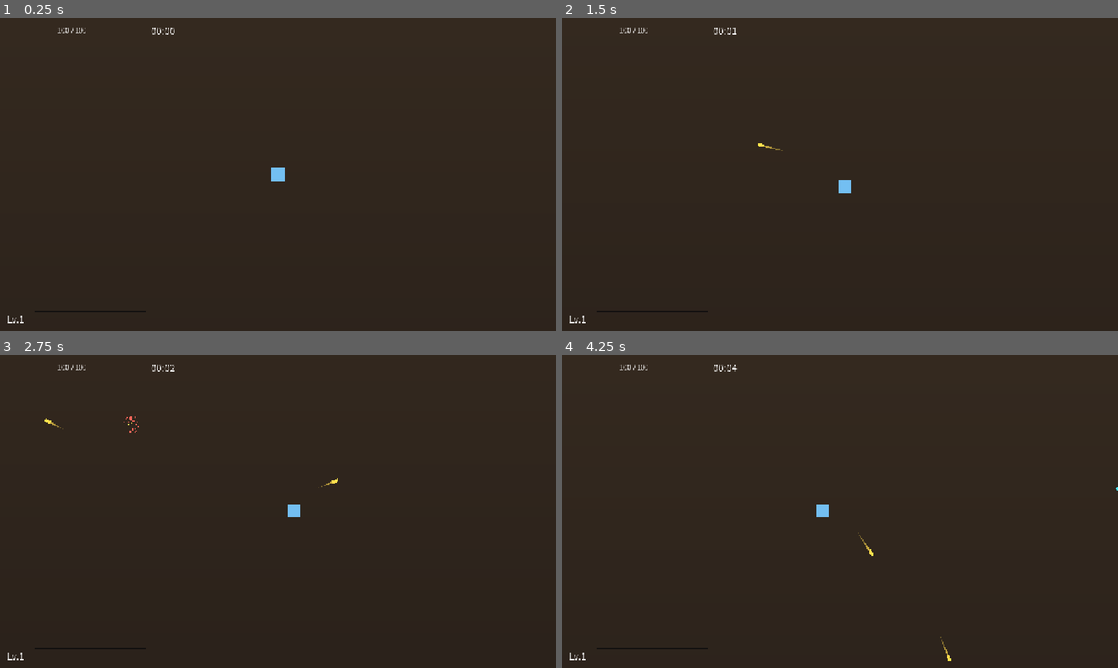
Above: before the commit, frames 1-4 (two rows, left to right).
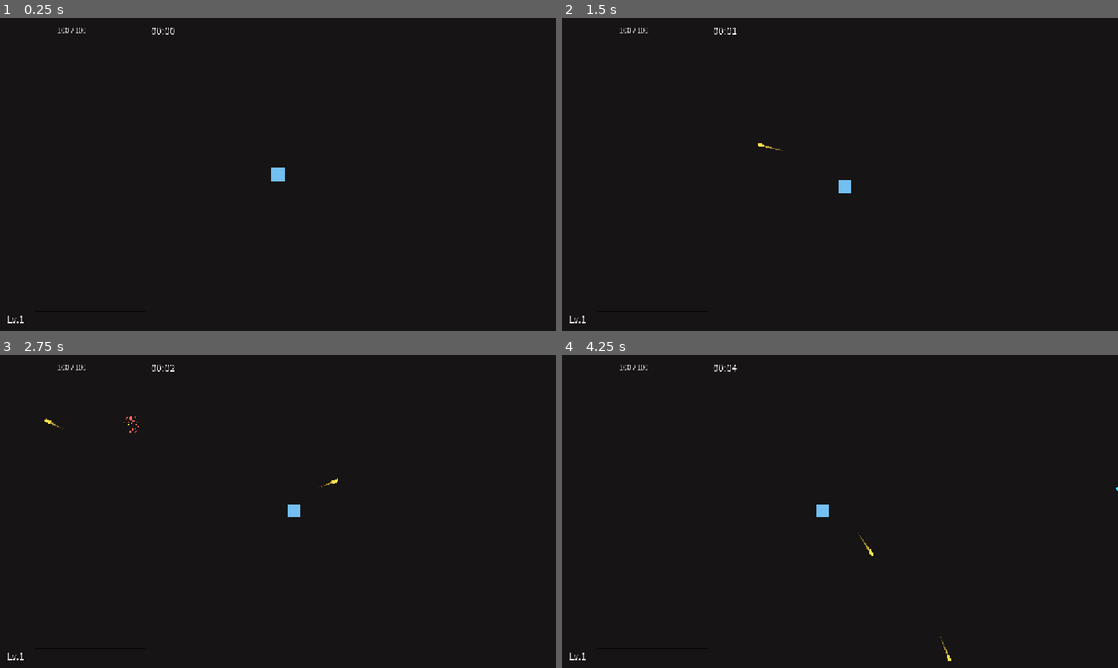
Above: after the commit, the same moments.

Repository: godlikeking/Wasteland-Overdrive
Game: Godot game, scene res://scenes/main.tscn
The game is run twice, just before and just after one commit, with the same random seed, the same clock (stepped at 60 frames per second) and the same inputs.
Inputs:
- Up to frame 1 (0.25 s): no input
- Up to frame 2 (1.5 s): tap Enter at 0.5 s; hold D (move_right) 0.53-1.28 s; hold S (move_down) from 1.28 s (still down)
- Up to frame 3 (2.75 s): release S (move_down) at 2.03 s; hold D (move_right) from 2.03 s (still down)
- Up to frame 4 (4.25 s): release D (move_right) at 2.78 s; hold W (move_up) 2.78-3.53 s; hold A (move_left) from 3.53 s (still down)

The runs differ from the first frame. In frame 1, 76% of the frame differs, in the area x 0-100%, y 0-77%; in frame 2, 72%; in frame 3, 49%; in frame 4, 76%.
Error after the commit: Parse Error: Too few arguments for "get_tile_data()" call. Expected at least 2 but received 1. (res://scripts/world/tilemap_builder.gd:76)

Commit message:
feat(world): procedural wasteland TileMap + toxic swamp
Replaces the gradient background with a runtime-generated TileMap of
5 archetypes: sand, rubble, scrap, pit, and a non-blocking toxic
swamp. Obstacles (rubble/scrap/pit) get TileData physics + nav polygons
on layer 1 (= World); player and enemy collision_masks already include
that layer so movement is blocked automatically. The swamp is
non-physical; instead player/enemy nodes carry a ToxicSwamp child that
queries the builder for a 'swamp cell' lookup and applies a 0.5x slow
+ 1 hp/tick damage. Borders are wrapped in pit so nothing escapes the
arena.

New files:
- scripts/world/wasteland_config.gd: Resource (size, seed, density knobs)
- scripts/world/tilemap_builder.gd: builds TileSet + paints map
- scripts/world/world.gd: scene-level wrapper that owns TileMap
- scripts/world/toxic_swamp.gd: per-actor slow+poison
- data/world/default_wasteland.tres: 64x64 default seed 1337

Modified:
- scenes/game.tscn: drop Background Sprite2D, add World node
- scenes/player.tscn / scenes/enemy.tscn: add ToxicSwamp child
- scripts/player.gd: set_swamp_slow() hook + apply to velocity
- scripts/enemy.gd: set_swamp_slow() hook + _effective_speed() helper
- scripts/globals/system_check.gd: new script/scene/resource entries

Notes:
- The 5 atlas tiles are 64x64 each, generated pixel-by-pixel at startup
  (~5 textures * 4096 pixels = ~20k writes, well under 30ms on a
  modest CPU).
- Swamp density = 0.05, obstacle density = 0.10 (rubble 5%, scrap
  2.5%, pit 2.5%). Threshold is -1 + 2*density on a simplex noise
  field, with a cellular cluster mask gating obstacles into blobs.

Diff:
--- /dev/null
+++ b/data/world/default_wasteland.tres
@@ -0,0 +1,20 @@
+[gd_resource type="Resource" script_class="WastelandConfig" load_steps=2 format=3]
+
+[ext_resource type="Script" path="res://scripts/world/wasteland_config.gd" id="1_wcfg"]
+
+[resource]
+script = ExtResource("1_wcfg")
+map_size_tiles = 64
+tile_size = 64
+seed_value = 1337
+rubble_density = 0.05
+scrap_density = 0.025
+pit_density = 0.025
+swamp_density = 0.05
+spawn_clear_radius = 5
+spawn_no_swamp_radius = 8
+swamp_slow_factor = 0.5
+swamp_damage_per_tick = 1.0
+swamp_tick_interval = 0.5
+swamp_cluster_scale = 0.18
+obstacle_cluster_scale = 0.22
--- a/scenes/enemy.tscn
+++ b/scenes/enemy.tscn
@@ -1,6 +1,7 @@
-[gd_scene load_steps=3 format=3]
+[gd_scene load_steps=4 format=3]
 
 [ext_resource type="Script" path="res://scripts/enemy.gd" id="1_enemy"]
+[ext_resource type="Script" path="res://scripts/world/toxic_swamp.gd" id="2_swamp"]
 
 [sub_resource type="CircleShape2D" id="CircleShape2D_enemy"]
 radius = 12.0
@@ -14,3 +15,7 @@
 
 [node name="CollisionShape2D" type="CollisionShape2D" parent="."]
 shape = SubResource("CircleShape2D_enemy")
+
+[node name="ToxicSwamp" type="Node" parent="."]
+script = ExtResource("2_swamp")
+body_path = NodePath("..")
--- a/scenes/game.tscn
+++ b/scenes/game.tscn
@@ -13,6 +13,8 @@
 [ext_resource type="PackedScene" path="res://scenes/fx/bullet_hit_particles.tscn" id="11_bhit"]
 [ext_resource type="PackedScene" path="res://scenes/xp_gem.tscn" id="12_xp"]
 [ext_resource type="PackedScene" path="res://scenes/enemy_projectile.tscn" id="13_eproj"]
+[ext_resource type="Script" path="res://scripts/world/world.gd" id="14_world"]
+[ext_resource type="Resource" path="res://data/world/default_wasteland.tres" id="15_wcfg"]
 
 [sub_resource type="Gradient" id="Gradient_ground"]
 offsets = PackedFloat32Array(0, 1)
@@ -28,9 +30,9 @@
 [node name="Game" type="Node2D"]
 script = ExtResource("1_game")
 
-[node name="Background" type="Sprite2D" parent="."]
-texture = SubResource("GradientTexture2D_ground")
-centered = true
+[node name="World" type="Node2D" parent="."]
+script = ExtResource("14_world")
+wasteland_config = ExtResource("15_wcfg")
 
 [node name="FX" type="Node2D" parent="."]
 script = ExtResource("8_fx")
--- a/scenes/player.tscn
+++ b/scenes/player.tscn
@@ -1,7 +1,8 @@
-[gd_scene load_steps=4 format=3]
+[gd_scene load_steps=5 format=3]
 
 [ext_resource type="Script" path="res://scripts/player.gd" id="1_player"]
 [ext_resource type="Script" path="res://scripts/shake_camera.gd" id="2_shake"]
+[ext_resource type="Script" path="res://scripts/world/toxic_swamp.gd" id="3_swamp"]
 
 [sub_resource type="CircleShape2D" id="CircleShape2D_player"]
 radius = 14.0
@@ -45,3 +46,7 @@
 zoom = Vector2(1.2, 1.2)
 enabled = true
 script = ExtResource("2_shake")
+
+[node name="ToxicSwamp" type="Node" parent="."]
+script = ExtResource("3_swamp")
+body_path = NodePath("..")
--- a/scripts/enemy.gd
+++ b/scripts/enemy.gd
@@ -12,6 +12,7 @@
 var _player: Node2D
 var _flash_tw: Tween
 var _last_hit_dir: Vector2 = Vector2.ZERO
+var swamp_slow: float = 1.0   # toxic swamp slow multiplier
 
 # Behavior runtime state
 var _dash_timer: float = 0.0
@@ -79,7 +80,7 @@
 
 func _behavior_chaser(_delta: float) -> void:
 	var dir: Vector2 = (_player.global_position - global_position).normalized()
-	velocity = dir * config.speed
+	velocity = dir * _effective_speed()
 	move_and_slide()
 	_apply_contact_damage()
 
@@ -90,7 +91,7 @@
 		if _dash_time_left <= 0.0:
 			_dashing = false
 		var dir: Vector2 = (_player.global_position - global_position).normalized()
-		velocity = dir * config.speed * config.dash_speed_multiplier
+		velocity = dir * _effective_speed() * config.dash_speed_multiplier
 		move_and_slide()
 	elif _dash_timer <= 0.0:
 		_dashing = true
@@ -99,7 +100,7 @@
 		GameState.request_camera_shake.emit(1.5, 0.10)
 	else:
 		var dir: Vector2 = (_player.global_position - global_position).normalized()
-		velocity = dir * config.speed * 0.35
+		velocity = dir * _effective_speed() * 0.35
 		move_and_slide()
 	_apply_contact_damage()
 
@@ -108,7 +109,7 @@
 	var to_player: Vector2 = _player.global_position - global_position
 	var dist: float = to_player.length()
 	var dir: Vector2 = to_player / max(0.001, dist)
-	var target_speed: float = config.speed
+	var target_speed: float = _effective_speed()
 	if dist > config.shoot_range + 30.0:
 		velocity = dir * target_speed
 	elif dist < config.shoot_range - 30.0:
@@ -157,6 +158,13 @@
 	if hp <= 0.0:
 		_die()
 
+# --- ToxicSwamp hook ---
+func set_swamp_slow(factor: float) -> void:
+	swamp_slow = maxf(0.05, factor)
+
+func _effective_speed() -> float:
+	return config.speed * swamp_slow
+
 func _flash() -> void:
 	if _flash_tw and _flash_tw.is_valid():
 		_flash_tw.kill()
--- a/scripts/globals/system_check.gd
+++ b/scripts/globals/system_check.gd
@@ -41,6 +41,10 @@
 	"res://scripts/weapons/orbiting_blades.gd",
 	"res://scripts/weapons/chain_lightning.gd",
 	"res://scripts/weapons/blade.gd",
+	"res://scripts/world/wasteland_config.gd",
+	"res://scripts/world/tilemap_builder.gd",
+	"res://scripts/world/world.gd",
+	"res://scripts/world/toxic_swamp.gd",
 ]
 
 const REQUIRED_SCENES := [
@@ -72,6 +76,7 @@
 	"res://data/weapons/bullet_volley.tres",
 	"res://data/weapons/orbiting_blades.tres",
 	"res://data/weapons/chain_lightning.tres",
+	"res://data/world/default_wasteland.tres",
 ]
 
 const REQUIRED_INPUTS := ["move_up", "move_down", "move_left", "move_right", "pause"]
--- a/scripts/player.gd
+++ b/scripts/player.gd
@@ -18,6 +18,7 @@
 var hp: float
 var invulnerable: bool = false
 var alive: bool = true
+var swamp_slow: float = 1.0   # 1.0 = full speed, 0.5 = half
 
 func _ready() -> void:
 	add_to_group("player")
@@ -42,7 +43,7 @@
 		dir = dir.normalized()
 
 	var speed_mult: float = float(GameState.move_speed_mult)
-	velocity = dir * base_speed * speed_mult
+	velocity = dir * base_speed * speed_mult * swamp_slow
 	move_and_slide()
 
 	# Regen and dynamic max_hp adjustments each frame
@@ -84,3 +85,7 @@
 	velocity = Vector2.ZERO
 	died.emit()
 	GameState.player_died.emit()
+
+# --- ToxicSwamp hook ---
+func set_swamp_slow(factor: float) -> void:
+	swamp_slow = maxf(0.05, factor)
--- /dev/null
+++ b/scripts/world/tilemap_builder.gd
@@ -0,0 +1,327 @@
+extends Node
+## Procedural TileSet + map generator. Builds a 5-tile wasteland TileSet at
+## runtime (sandy ground + rubble + scrap metal + pit + toxic swamp) and
+## paints a 64x64 map. Exposes `swamp_cells` so player/enemy can look up
+## "am I in a swamp" without colliding with it (swamp is non-blocking).
+##
+## Performance: paints ~4096 cells once at _ready. The 5 sub-textures are
+## 64x64 each, generated via per-pixel loops; under 30ms on a modest CPU.
+
+class_name TilemapBuilder
+
+const TS := 64                       # tile pixel size
+
+# --- Tile IDs (match WastelandConfig.TileId) ---
+const T_SAND := 0
+const T_RUBBLE := 1
+const T_SCRAP := 2
+const T_PIT := 3
+const T_SWAMP := 4
+
+# Atlased tileset: 5 columns x 1 row, each 64x64.
+const ATLAS_COLS := 5
+const ATLAS_W := TS * ATLAS_COLS
+const ATLAS_H := TS
+
+var config: WastelandConfig
+var tilemap: TileMap
+var swamp_cells: Dictionary = {}     # Vector2i -> true
+
+# --- Public API ---
+
+func build(p_tilemap: TileMap, p_config: WastelandConfig) -> void:
+	tilemap = p_tilemap
+	config = p_config
+	if tilemap == null or config == null:
+		push_error("[TilemapBuilder] missing tilemap or config")
+		return
+	_build_tileset()
+	_paint_map()
+	_paint_borders()
+	print("[TilemapBuilder] %dx%d map painted. Swamp cells: %d" % [
+		config.map_size_tiles, config.map_size_tiles, swamp_cells.size()
+	])
+
+func is_swamp(world_pos: Vector2) -> bool:
+	var cell: Vector2i = tilemap.local_to_map(tilemap.to_local(world_pos))
+	return swamp_cells.has(cell)
+
+# --- TileSet generation ---
+
+func _build_tileset() -> void:
+	var ts: TileSet = TileSet.new()
+	ts.tile_size = Vector2(TS, TS)
+	# Physics layer 0 = blockers (rubble, scrap, pit). Swamp is NOT here.
+	ts.add_physics_layer()
+	ts.set_physics_layer_collision_layer(0, 1)        # on layer 1 = World
+	ts.set_physics_layer_collision_mask(0, 1)          # collides with layer 1
+	# Navigation layer 0 = same blocker set; baked into navmesh.
+	ts.add_navigation_layer()
+	var atlas: TileSetAtlasSource = TileSetAtlasSource.new()
+	var img: Image = _make_atlas_image()
+	var tex: ImageTexture = ImageTexture.create_from_image(img)
+	atlas.texture = tex
+	atlas.texture_region_size = Vector2(TS, TS)
+	# Tiles sit side-by-side in the atlas. Atlas is 320x64 (5 tiles * 64).
+	atlas.margins = Vector2.ZERO
+	atlas.separation = Vector2.ZERO
+	atlas.use_texture_padding = false
+	ts.add_source(atlas, 0)
+	# Create one tile per column.
+	for tid in ATLAS_COLS:
+		var at: Vector2i = Vector2i(tid, 0)
+		ts.create_tile(at)
+		# Per-tile physics + navigation only for blockers.
+		if tid == T_RUBBLE or tid == T_SCRAP or tid == T_PIT:
+			var td: TileData = atlas.get_tile_data(at)
+			if td:
+				td.set_collision_polygons_count(0, 1)
+				td.set_collision_polygon_points(0, 0, _square_polygon())
+				td.set_navigation_polygon(0, _square_navigation_polygon())
+	tilemap.tile_set = ts
+
+func _make_atlas_image() -> Image:
+	var img: Image = Image.create(ATLAS_W, ATLAS_H, false, Image.FORMAT_RGBA8)
+	img.fill(Color(0, 0, 0, 0))
+	# Column 0: sand
+	_paint_into(img, 0, _gen_sand)
+	# Column 1: rubble
+	_paint_into(img, 1, _gen_rubble)
+	# Column 2: scrap
+	_paint_into(img, 2, _gen_scrap)
+	# Column 3: pit
+	_paint_into(img, 3, _gen_pit)
+	# Column 4: swamp
+	_paint_into(img, 4, _gen_swamp)
+	return img
+
+func _paint_into(img: Image, col: int, fn: Callable) -> void:
+	var sub: Image = fn.call()
+	img.blit_rect(sub, Rect2i(0, 0, TS, TS), Vector2i(col * TS, 0))
+
+# --- Tile painters (each returns a fresh 64x64 Image) ---
+
+func _gen_sand() -> Image:
+	var img: Image = Image.create(TS, TS, false, Image.FORMAT_RGBA8)
+	var base := Color(0.55, 0.45, 0.30)
+	for y in TS:
+		for x in TS:
+			var n: float = _hash2(x, y, 11)
+			var t: float = 0.85 + 0.30 * n
+			var c: Color = base * t
+			c.a = 1.0
+			img.set_pixel(x, y, c)
+	return img
+
+func _gen_rubble() -> Image:
+	var img: Image = _gen_sand()
+	# 4-6 dark grey chunks.
+	var rng := RandomNumberGenerator.new()
+	rng.seed = 4242
+	for i in range(rng.randi_range(4, 6)):
+		var cx: int = rng.randi_range(8, TS - 8)
+		var cy: int = rng.randi_range(8, TS - 8)
+		var r: int = rng.randi_range(4, 9)
+		var c := Color(0.32, 0.32, 0.30)
+		_draw_blob(img, cx, cy, r, c, 0.85)
+		# Highlight
+		_draw_blob(img, cx - 1, cy - 1, max(2, r / 2), Color(0.55, 0.55, 0.50), 0.4)
+	return img
+
+func _gen_scrap() -> Image:
+	var img: Image = _gen_sand()
+	var rng := RandomNumberGenerator.new()
+	rng.seed = 9001
+	# 1-2 dark bluish metal slabs.
+	for i in range(rng.randi_range(1, 2)):
+		var x0: int = rng.randi_range(4, TS - 28)
+		var y0: int = rng.randi_range(8, TS - 16)
+		var w: int = rng.randi_range(18, 28)
+		var h: int = rng.randi_range(8, 14)
+		for y in range(y0, y0 + h):
+			for x in range(x0, x0 + w):
+				img.set_pixel(x, y, Color(0.22, 0.25, 0.30))
+		# Rusty accent on top
+		for x in range(x0, x0 + w):
+			img.set_pixel(x, y0, Color(0.45, 0.25, 0.15))
+	return img
+
+func _gen_pit() -> Image:
+	var img: Image = Image.create(TS, TS, false, Image.FORMAT_RGBA8)
+	img.fill(Color(0.12, 0.10, 0.08))
+	# Edge gradient: lighten at the rim
+	for y in TS:
+		for x in TS:
+			var dx: float = min(x, TS - 1 - x) / float(TS / 2)
+			var dy: float = min(y, TS - 1 - y) / float(TS / 2)
+			var d: float = min(dx, dy)
+			var t: float = clamp(1.0 - d, 0.0, 1.0)
+			var c: Color = Color(0.30, 0.22, 0.15).lerp(Color(0.12, 0.10, 0.08), 1.0 - t)
+			c.a = 1.0
+			img.set_pixel(x, y, c)
+	return img
+
+func _gen_swamp() -> Image:
+	var img: Image = Image.create(TS, TS, false, Image.FORMAT_RGBA8)
+	img.fill(Color(0.22, 0.36, 0.16))
+	# Bubbly highlights
+	var rng := RandomNumberGenerator.new()
+	rng.seed = 7777
+	for i in range(18):
+		var x: int = rng.randi_range(2, TS - 3)
+		var y: int = rng.randi_range(2, TS - 3)
+		var r: int = rng.randi_range(1, 2)
+		_draw_blob(img, x, y, r, Color(0.55, 0.75, 0.30), 0.65)
+	# Dark pools
+	for i in range(8):
+		var x: int = rng.randi_range(4, TS - 5)
+		var y: int = rng.randi_range(4, TS - 5)
+		_draw_blob(img, x, y, rng.randi_range(2, 4), Color(0.10, 0.20, 0.10), 0.55)
+	return img
+
+func _draw_blob(img: Image, cx: int, cy: int, r: int, c: Color, alpha: float) -> void:
+	for y in range(cy - r, cy + r + 1):
+		for x in range(cx - r, cx + r + 1):
+			if x < 0 or y < 0 or x >= TS or y >= TS:
+				continue
+			var dx: float = float(x - cx)
+			var dy: float = float(y - cy)
+			if dx * dx + dy * dy <= float(r * r):
+				var blended: Color = img.get_pixel(x, y).lerp(c, alpha)
+				img.set_pixel(x, y, blended)
+
+# --- Map painting ---
+
+func _paint_map() -> void:
+	var size: int = config.map_size_tiles
+	# Center the map so world origin is in the middle of the level.
+	var offset: Vector2i = Vector2i(-size / 2, -size / 2)
+	tilemap.position = Vector2(offset) * TS
+	# Use two independent noise fields:
+	#   - swamp_field: a regular simplex noise. Cells where the value falls
+	#     into the bottom `swamp_density` of [-1,1] become swamp.
+	#   - obstacle_field: same idea, with `rubble+scrap+pit` density. We
+	#     multiply it by a "clustering" mask derived from a cellular noise
+	#     so obstacles bunch up instead of scattering.
+	var swamp_field: FastNoiseLite = _make_density_noise(config.seed_value, config.swamp_cluster_scale)
+	var obstacle_field: FastNoiseLite = _make_density_noise(config.seed_value + 100, config.obstacle_cluster_scale)
+	var cluster_mask: FastNoiseLite = _make_cluster_mask(config.seed_value + 200, config.obstacle_cluster_scale)
+	for y in size:
+		for x in size:
+			var cell: Vector2i = Vector2i(x - size / 2, y - size / 2)
+			# Spawn safety: no swamp within N tiles, no obstacles within M.
+			if absi(cell.x) <= config.spawn_clear_radius and absi(cell.y) <= config.spawn_clear_radius:
+				continue
+			# Compute per-cell flags.
+			var n_swamp: float = swamp_field.get_noise_2d(x, y)
+			var n_obs: float = obstacle_field.get_noise_2d(x, y)
+			var cluster: float = cluster_mask.get_noise_2d(x, y)
+			var is_swamp: bool = _is_swamp_cell(cell, n_swamp)
+			var is_obs: bool = _is_obstacle_cell(cell, n_obs, cluster)
+			if is_obs and not is_swamp:
+				tilemap.set_cell(cell, 0, _pick_obstacle_tile(cell))
+			elif is_swamp:
+				tilemap.set_cell(cell, 0, _atlas(T_SWAMP))
+				swamp_cells[cell] = true
+			# else: leave as SAND (tile id 0, default; nothing to set)
+
+func _is_swamp_cell(cell: Vector2i, noise_val: float) -> bool:
+	# Spawn safety: never put a swamp underfoot.
+	var spawn_clear: int = config.spawn_no_swamp_radius
+	if absi(cell.x) <= spawn_clear and absi(cell.y) <= spawn_clear:
+		return false
+	# density = 0.05 -> bottom 5% of [-1,1] range, threshold = -0.90.
+	var thr: float = -1.0 + 2.0 * config.swamp_density
+	return noise_val < thr
+
+func _is_obstacle_cell(cell: Vector2i, noise_val: float, cluster: float) -> bool:
+	var spawn_clear: int = config.spawn_clear_radius
+	if absi(cell.x) <= spawn_clear and absi(cell.y) <= spawn_clear:
+		return false
+	var total: float = config.rubble_density + config.scrap_density + config.pit_density
+	if total <= 0.0:
+		return false
+	# Cluster > 0.3 = inside a "potential obstacle blob". Without clustering
+	# we'd just have a flat Poisson scatter; the cluster mask groups them.
+	if cluster < 0.3:
+		return false
+	var thr: float = -1.0 + 2.0 * total
+	return noise_val < thr
+
+func _pick_obstacle_tile(cell: Vector2i) -> Vector2i:
+	var total: float = config.rubble_density + config.scrap_density + config.pit_density
+	if total <= 0.0:
+		return _atlas(T_RUBBLE)
+	var n: float = _hash2(cell.x + 1000, cell.y + 1000, 17)
+	var r_share: float = config.rubble_density / total
+	var s_share: float = config.scrap_density / total
+	if n < r_share:
+		return _atlas(T_RUBBLE)
+	elif n < r_share + s_share:
+		return _atlas(T_SCRAP)
+	return _atlas(T_PIT)
+
+func _paint_borders() -> void:
+	# Edge band = pit so enemies/player can't escape.
+	var size: int = config.map_size_tiles
+	for x in range(-size / 2, size / 2):
+		for dy in range(2):
+			var t1: Vector2i = Vector2i(x, -size / 2 + dy)
+			var t2: Vector2i = Vector2i(x, size / 2 - 1 - dy)
+			tilemap.set_cell(t1, 0, _atlas(T_PIT))
+			tilemap.set_cell(t2, 0, _atlas(T_PIT))
+			swamp_cells.erase(t1)
+			swamp_cells.erase(t2)
+	for y in range(-size / 2, size / 2):
+		for dx in range(2):
+			var t1: Vector2i = Vector2i(-size / 2 + dx, y)
+			var t2: Vector2i = Vector2i(size / 2 - 1 - dx, y)
+			tilemap.set_cell(t1, 0, _atlas(T_PIT))
+			tilemap.set_cell(t2, 0, _atlas(T_PIT))
+			swamp_cells.erase(t1)
+			swamp_cells.erase(t2)
+
+# --- Helpers ---
+
+func _atlas(tid: int) -> Vector2i:
+	return Vector2i(tid, 0)
+
+func _square_polygon() -> PackedVector2Array:
+	# 4-vertex square covering the tile, in tile-local pixels.
+	return PackedVector2Array([Vector2(0, 0), Vector2(TS, 0), Vector2(TS, TS), Vector2(0, TS)])
+
+func _square_navigation_polygon() -> NavigationPolygon:
+	var np := NavigationPolygon.new()
+	np.add_outline(PackedVector2Array([
+		Vector2(0, 0), Vector2(TS, 0), Vector2(TS, TS), Vector2(0, TS)
+	]))
+	np.make_polygons_from_outlines()
+	return np
+
+func _make_density_noise(seed_val: int, scale: float) -> FastNoiseLite:
+	# Plain simplex/perlin noise, range [-1, 1]. Caller thresholds the value
+	# against -1 + 2*density to pick a fraction of cells.
+	var n := FastNoiseLite.new()
+	n.noise_type = FastNoiseLite.TYPE_SIMPLEX
+	n.seed = seed_val
+	n.frequency = 1.0 / maxf(0.5, scale)
+	return n
+
+func _make_cluster_mask(seed_val: int, scale: float) -> FastNoiseLite:
+	# Cellular noise returns a value in roughly [0, 1] depending on the
+	# distance to the nearest feature point. Used to gate obstacles into
+	# "blobs" so they cluster instead of scattering uniformly.
+	var n := FastNoiseLite.new()
+	n.noise_type = FastNoiseLite.TYPE_CELLULAR
+	n.seed = seed_val
+	n.frequency = 1.0 / maxf(0.5, scale)
+	n.cellular_distance_function = FastNoiseLite.DISTANCE_EUCLIDEAN
+	n.cellular_return_type = FastNoiseLite.RETURN_DISTANCE
+	return n
+
+func _hash2(x: int, y: int, salt: int) -> float:
+	# Cheap deterministic hash, [0,1).
+	var h: int = (x * 73856093) ^ (y * 19349663) ^ (salt * 83492791)
+	h = (h << 13) ^ h
+	var v: float = float(h & 0x7fffffff) / float(0x7fffffff)
+	return v
--- /dev/null
+++ b/scripts/world/toxic_swamp.gd
@@ -0,0 +1,91 @@
+extends Node
+## Sticks to a CharacterBody2D and applies toxic-swamp effects when the
+## owner steps onto a swamp tile. Owner must expose `set_swamp_slow(factor)`
+## and a way to take damage (Player.take_damage / Enemy.take_damage).
+
+class_name ToxicSwamp
+
+@export var body_path: NodePath
+@export var builder_path: NodePath
+@export var use_signal: bool = true   # listen to GameState for shared tuning
+
+var _body: Node
+var _builder: Node
+var _in_swamp: bool = false
+var _tick_accum: float = 0.0
+var _factor: float = 1.0   # applied to owner via set_swamp_slow()
+
+func _ready() -> void:
+	if body_path != NodePath():
+		_body = get_node_or_null(body_path)
+	_resolve_builder()
+	# World is constructed lazily in _ready (see World.gd). Wait one frame so
+	# the dynamic TilemapBuilder exists, then attach.
+	if _builder == null:
+		call_deferred("_resolve_builder")
+
+func _resolve_builder() -> void:
+	if builder_path != NodePath():
+		_builder = get_node_or_null(builder_path)
+	if _builder == null:
+		var list: Array = get_tree().get_nodes_in_group("world")
+		for w in list:
+			if w and w.has_method("get_builder"):
+				var b: Node = w.get_builder()
+				if b:
+					_builder = b
+					return
+
+func set_builder(p_builder: Node) -> void:
+	_builder = p_builder
+
+func _physics_process(delta: float) -> void:
+	if _body == null or _builder == null:
+		return
+	if not _builder.has_method("is_swamp"):
+		return
+	var pos: Vector2 = _body.global_position
+	var here: bool = _builder.is_swamp(pos)
+	if here != _in_swamp:
+		_in_swamp = here
+		_apply_factor()
+	_tick_accum += delta
+	if _in_swamp:
+		var interval: float = _swamp_tick_interval()
+		if interval <= 0.0:
+			interval = 0.5
+		if _tick_accum >= interval:
+			_tick_accum = 0.0
+			_apply_swamp_damage()
+
+func _apply_factor() -> void:
+	var target: float = 0.5 if _in_swamp else 1.0
+	if _body.has_method("set_swamp_slow"):
+		_body.set_swamp_slow(target)
+	_factor = target
+
+func _apply_swamp_damage() -> void:
+	var amount: float = _swamp_damage()
+	if amount <= 0.0:
+		return
+	if _body.has_method("take_damage"):
+		# Player.take_damage(amount) -> GameState.player_hurt signal -> red flash
+		# Enemy.take_damage(amount, hit_dir) -> we pass zero dir.
+		if _body.is_in_group("player"):
+			_body.take_damage(amount)
+		elif _body.has_method("take_damage"):
+			# Use 2-arg form on enemies.
+			_body.take_damage(amount, Vector2.ZERO)
+
+func _swamp_damage() -> float:
+	# Read fresh from config if available, else default 1.
+	var cfg = _builder.config if _builder and "config" in _builder else null
+	if cfg and "swamp_damage_per_tick" in cfg:
+		return cfg.swamp_damage_per_tick
+	return 1.0
+
+func _swamp_tick_interval() -> float:
+	var cfg = _builder.config if _builder and "config" in _builder else null
+	if cfg and "swamp_tick_interval" in cfg:
+		return cfg.swamp_tick_interval
+	return 0.5
--- /dev/null
+++ b/scripts/world/wasteland_config.gd
@@ -0,0 +1,46 @@
+extends Resource
+## Procedural wasteland world config. Consumed by World/TilemapBuilder to
+## generate the TileSet + paint the level. Editable from the inspector and
+## stable across runs when the seed is fixed.
+
+class_name WastelandConfig
+
+# World dimensions (in tiles, square map).
+@export var map_size_tiles: int = 64
+@export var tile_size: int = 64
+
+# Deterministic seed for the noise. Same seed -> same map.
+@export var seed_value: int = 1337
+
+# Visual tile IDs (must match TilemapBuilder.TileId enum).
+enum TileId {
+	SAND = 0,
+	RUBBLE = 1,
+	SCRAP = 2,
+	PIT = 3,
+	SWAMP = 4,
+}
+
+# Distribution probabilities for a non-sand tile.
+# Sum of these three should be <= 1.0; remaining share defaults to SAND.
+@export_range(0.0, 0.5, 0.005) var rubble_density: float = 0.05
+@export_range(0.0, 0.5, 0.005) var scrap_density: float = 0.025
+@export_range(0.0, 0.5, 0.005) var pit_density: float = 0.025
+@export_range(0.0, 0.5, 0.005) var swamp_density: float = 0.05
+
+# Per-tile physics: anything in PHYSICAL_TILES blocks movement.
+const PHYSICAL_TILES: Array = [TileId.RUBBLE, TileId.SCRAP, TileId.PIT]
+
+# Cells around (0,0) that must be left clear (sand) for player spawn safety.
+@export var spawn_clear_radius: int = 5
+# And no swamp within this many tiles of spawn.
+@export var spawn_no_swamp_radius: int = 8
+
+# Toxic swamp tuning.
+@export var swamp_slow_factor: float = 0.5       # 0..1; lower = slower
+@export var swamp_damage_per_tick: float = 1.0
+@export var swamp_tick_interval: float = 0.5
+
+# Worley / FBM noise blend. Higher = more clustered blobs.
+@export var swamp_cluster_scale: float = 0.18    # smaller => bigger blobs
+@export var obstacle_cluster_scale: float = 0.22
--- /dev/null
+++ b/scripts/world/world.gd
@@ -0,0 +1,37 @@
+extends Node2D
+## Owns the procedural wasteland world: a TileMap built at runtime from
+## a WastelandConfig resource. The TileMap serves as both physics body
+## (layer 1 = World) and navigation source (collected automatically by
+## the World2D navigation map). Enemies will use NavigationAgent2D in a
+## later iteration; for now they still move via straight-line steering.
+
+class_name WorldRoot
+
+@export var wasteland_config: WastelandConfig
+
+var tilemap: TileMap
+var builder: TilemapBuilder
+
+func _ready() -> void:
+	add_to_group("world")
+	if wasteland_config == null:
+		push_error("[World] missing WastelandConfig")
+		return
+	# TileMap is created in code so the .tscn stays clean.
+	tilemap = TileMap.new()
+	tilemap.name = "TileMap"
+	add_child(tilemap)
+	builder = TilemapBuilder.new()
+	builder.name = "TilemapBuilder"
+	add_child(builder)
+	builder.build(tilemap, wasteland_config)
+	print("[World] ready, %dx%d px" % [
+		wasteland_config.map_size_tiles * wasteland_config.tile_size,
+		wasteland_config.map_size_tiles * wasteland_config.tile_size,
+	])
+
+func get_builder() -> TilemapBuilder:
+	return builder
+
+func get_tilemap() -> TileMap:
+	return tilemap
Not shown: 1 places in scenes/game.tscn that only renumber resources
